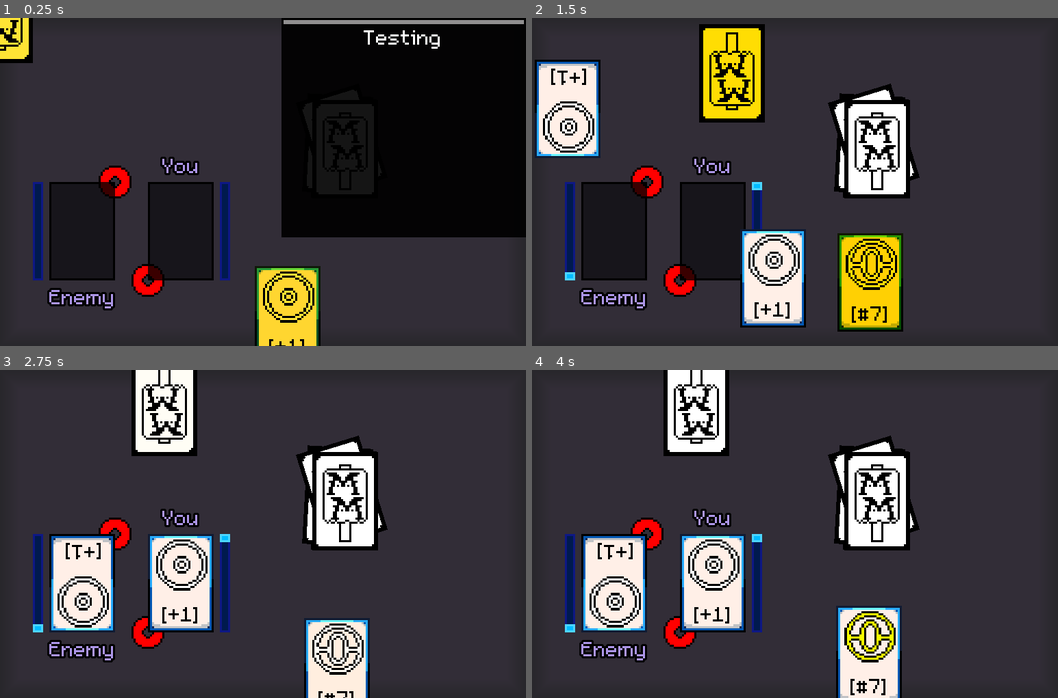
Above: before the commit, frames 1-4 (two rows, left to right).
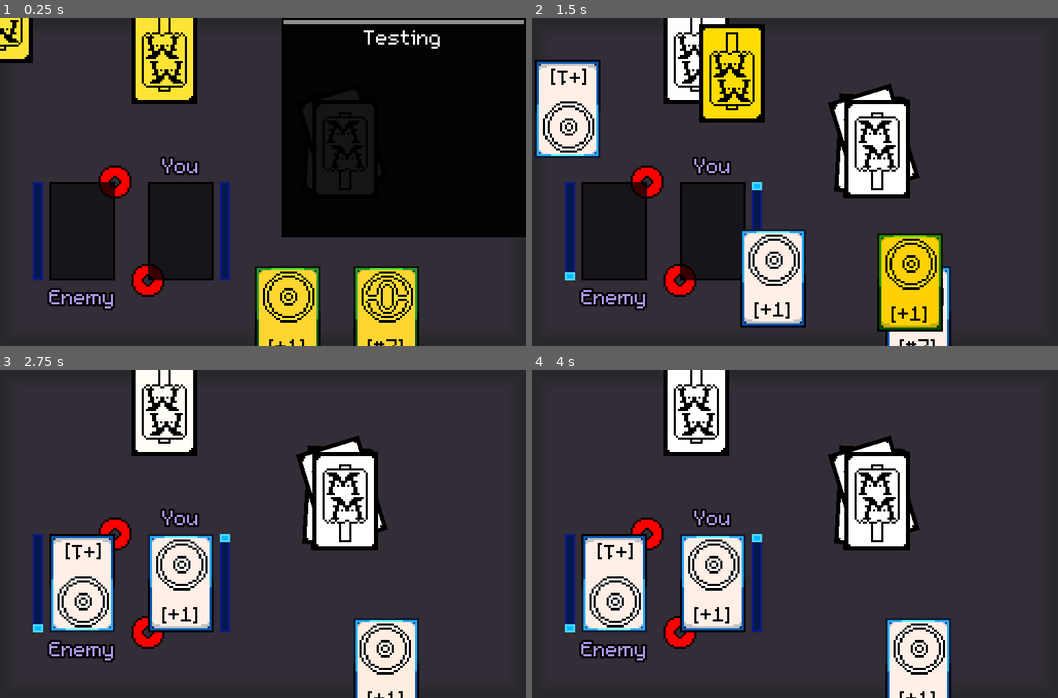
Above: after the commit, the same moments.

Repository: U23RN6M3/Magicae-Manus
Game: Godot game, scene res://Main/Arena.tscn
The game is run twice, just before and just after one commit, with the same random seed, the same clock (stepped at 60 frames per second) and the same inputs. This scene is started directly instead of the project's main scene.
Inputs (mouse positions are in pixels of both pictures, inside the frame that each line leads up to):
- Up to frame 1 (0.25 s): no input
- Up to frame 2 (1.5 s): tap Enter (ui_accept) at 0.5, 0.77 s; move the mouse to (821, 316) at 0.52 s; click (821, 316) at 0.67 s; move the mouse to (710, 231) at 1.27 s; click (710, 231) at 1.42 s
- Up to frame 3 (2.75 s): tap Enter (ui_accept) at 1.52 s; click (178, 583) at 2.17 s
- Up to frame 4 (4 s): move the mouse to (616, 583) at 2.77 s; click (616, 583) at 2.92 s; tap Enter (ui_accept) at 3.02, 3.5, 3.77 s; move the mouse to (868, 668) at 3.52 s; click (868, 668) at 3.67 s

The runs differ from the first frame. In frame 1, 6.3% of the frame differs, in the area x 25-80%, y 0-100%; in frame 2, 7.9%; in frame 3, 5.0%; in frame 4, 5.5%.

Commit message:
drawing more than one card is such a headache

Diff:
--- a/Main/Arena.gd
+++ b/Main/Arena.gd
@@ -58,6 +58,9 @@
 
 func _ready():
 	set_enemy_selected_card()
+
+	draw_card("player")
+	draw_card("enemy")
 
 	#$Dialogue.dialog = DialogSource.tutorial1
 	for i in enemy_deck.get_children():
